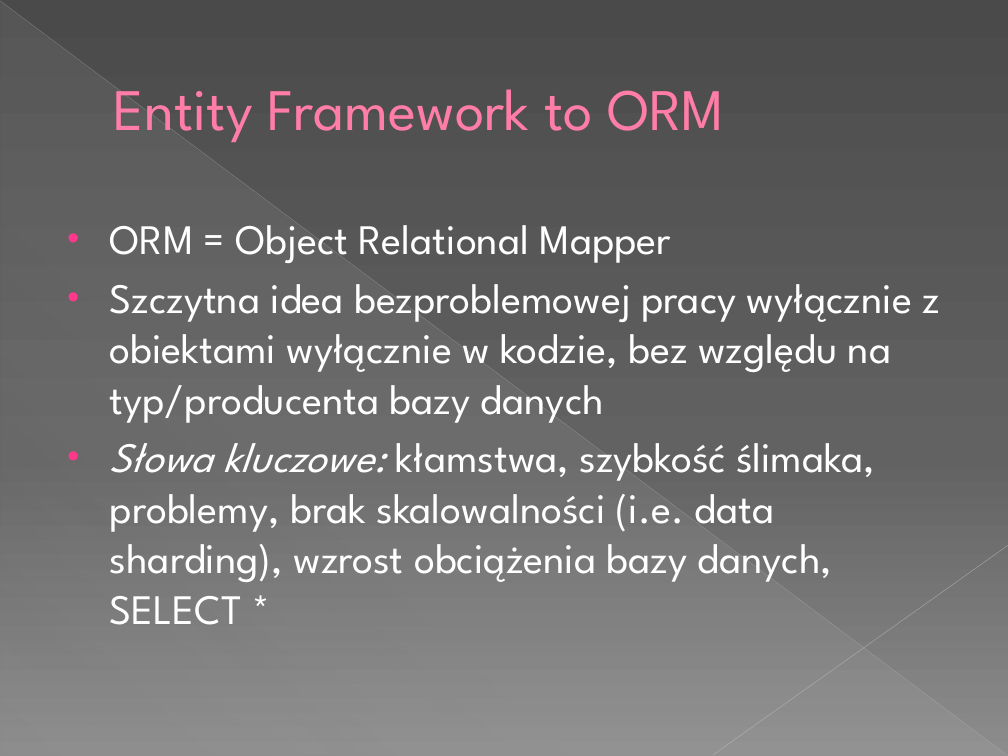
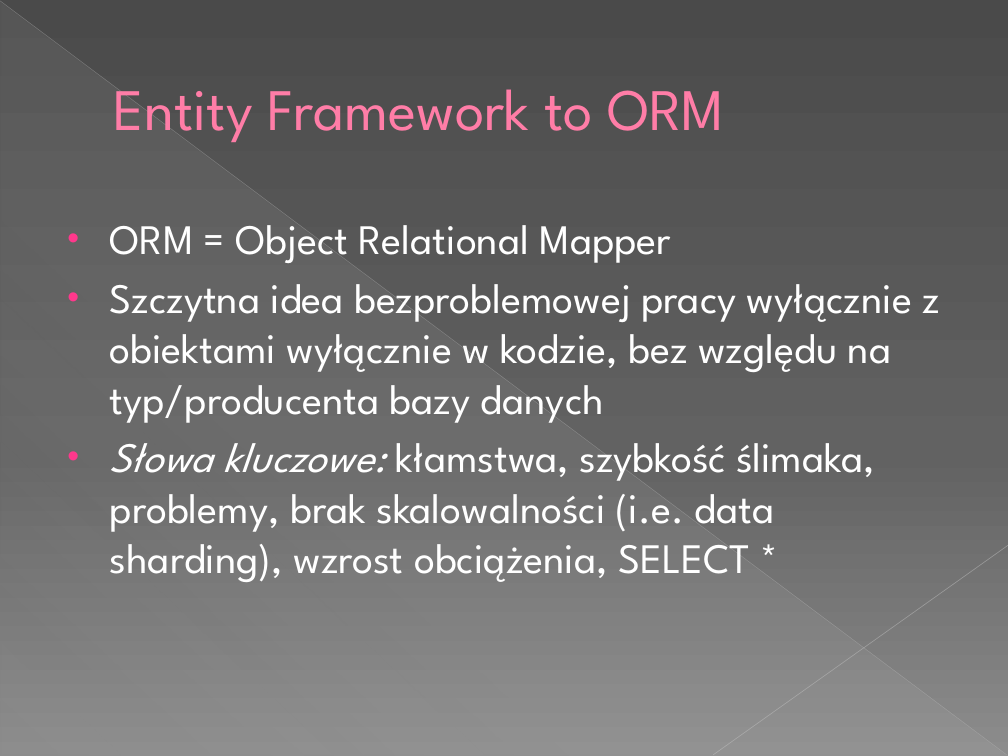
Before and after one commit to tMaxx/docspin, a slide deck: slide 14 of prez/112 Aplikacja do zarządzania obiegiem dokumentów.pptx (slide 12 before the commit). Drawn at 1008x756 pixels with LibreOffice and Linux fonts; fonts in the diff are those of the drawing. Boxes give left, top, right and bottom in pixels: in the first picture for what was removed or moved away, otherwise in the second. Text is boxed around its words. In the diff, an @@ line names an element or a change of style, - is before the commit and + after.

```diff
--- a/prez/112 Aplikacja do zarządzania obiegiem dokumentów.pptx
+++ b/prez/112 Aplikacja do zarządzania obiegiem dokumentów.pptx
@@ text at bbox=[110, 443, 875, 582]: text changed @@
-• Słowa kluczowe: kłamstwa, szybkość ślimaka, problemy, brak skalowalności (i.e. data sharding), wzrost obciążenia bazy danych, SELECT *
+• Słowa kluczowe: kłamstwa, szybkość ślimaka, problemy, brak skalowalności (i.e. data sharding), wzrost obciążenia, SELECT *
```
Also in this commit, not shown: 5 other slides changed, 3 slides added, 2 other files.
